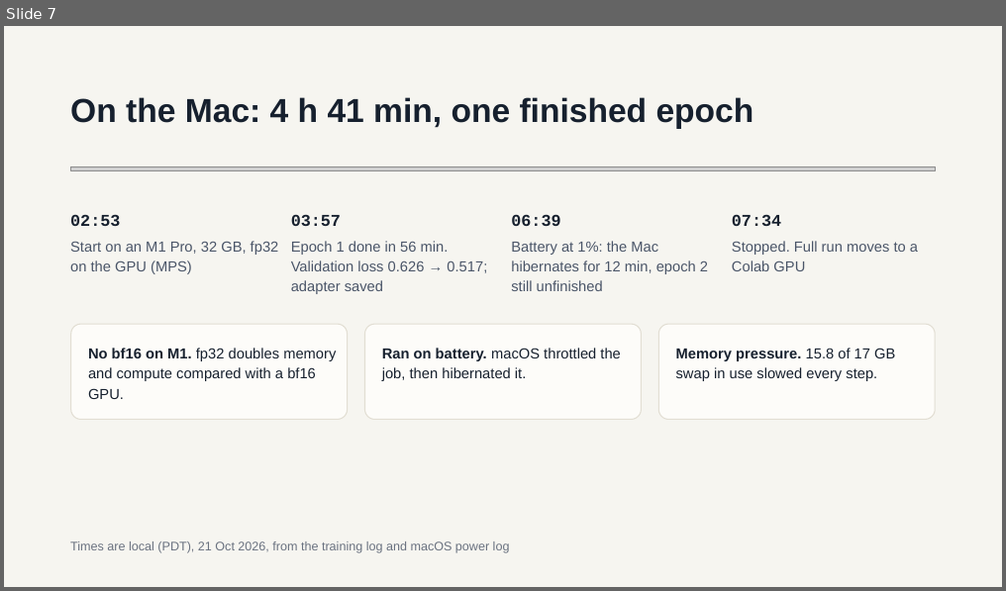
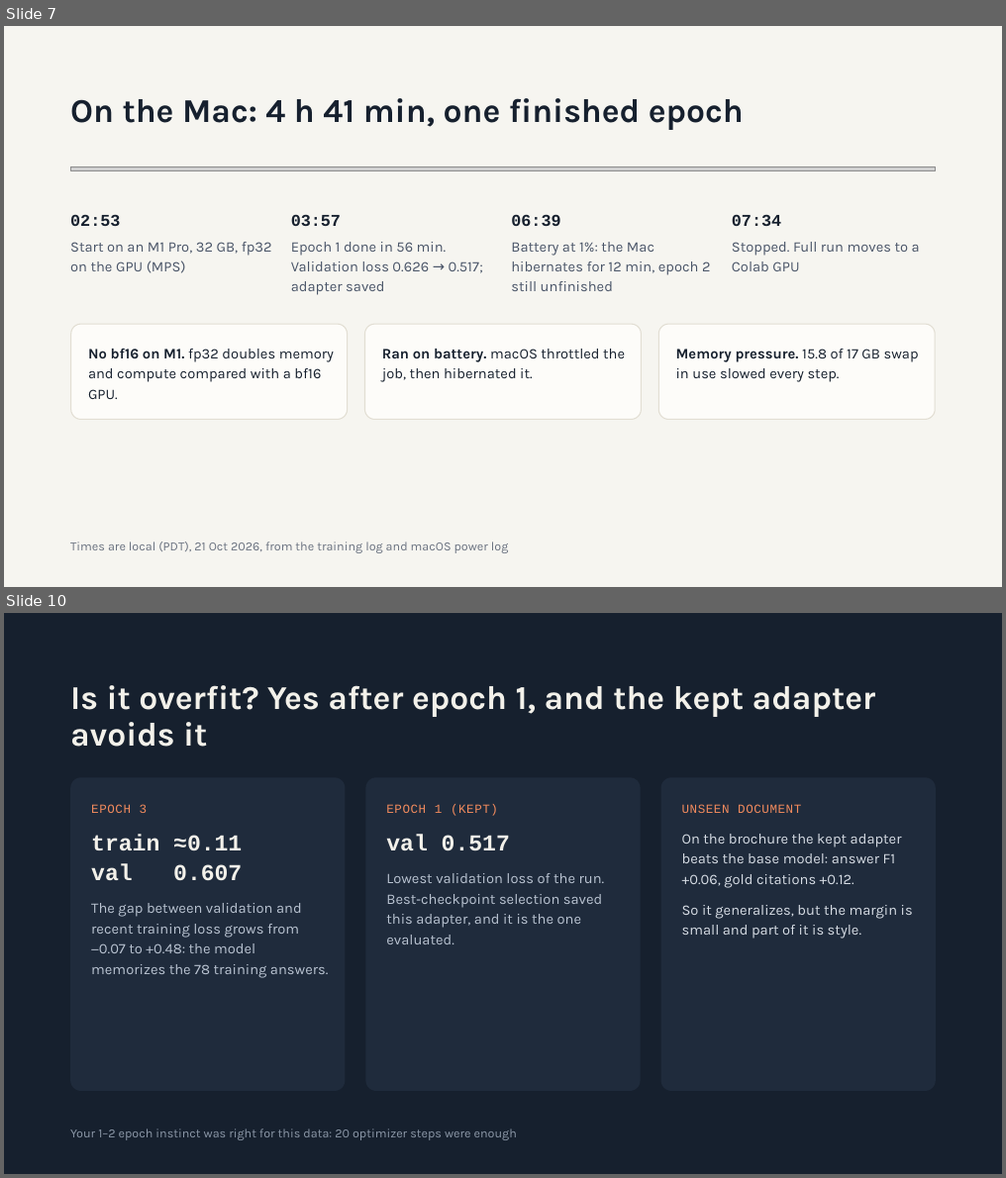
Before and after one commit to dougc333/geha, a slide deck: docs/GEHA Generator LoRA Finetuning.pptx. Shown one above the other, each under a label of ours: slide 7 before the commit, slides 7 and 10 after it; the slides between them are not shown. The pictures are 1006x591 and 1006x1178 pixels, drawn with LibreOffice and Linux fonts; fonts in the diff are those of the drawing; grey boxes stand for pictures; background and template pictures are left out. Boxes give left, top, right and bottom in pixels: in the first picture for what was removed or moved away, otherwise in the second. Text is boxed around its words. In the diff, an @@ line names an element or a change of style, - is before the commit and + after.

```diff
--- a/docs/GEHA Generator LoRA Finetuning.pptx
+++ b/docs/GEHA Generator LoRA Finetuning.pptx
@@ slide 10 added at bbox=[4, 613, 1002, 1174], background #16202E @@
@@ title added at bbox=[70, 685, 876, 747], 32 pt, text #F3F1EA, bold @@
+Is it overfit? Yes after epoch 1, and the kept adapter avoids it
@@ rounded rectangle added at bbox=[70, 777, 346, 1091], fill #1F2B3C @@
@@ rounded rectangle added at bbox=[365, 777, 641, 1091], fill #1F2B3C @@
@@ rounded rectangle added at bbox=[661, 777, 936, 1091], fill #1F2B3C @@
@@ text added at bbox=[91, 804, 148, 813], 12 pt, text #F08A5D @@
+EPOCH 3
@@ text added at bbox=[386, 804, 498, 816], 12 pt, text #F08A5D @@
+EPOCH 1 (KEPT)
@@ text added at bbox=[682, 804, 801, 813], 12 pt, text #F08A5D @@
+UNSEEN DOCUMENT
@@ text added at bbox=[91, 835, 242, 880], 22 pt, text #F3F1EA, bold @@
+train ≈0.11
+val 0.607
@@ text added at bbox=[386, 835, 510, 851], 22 pt, text #F3F1EA, bold @@
+val 0.517
@@ text added at bbox=[682, 834, 902, 888], 14 pt, text #D6DCE4 @@
+On the brochure the kept adapter beats the base model: answer F1 +0.06, gold citations +0.12.
@@ text added at bbox=[386, 873, 605, 945], 14 pt, text #B9C3D1 @@
+Lowest validation loss of the run. Best‑checkpoint selection saved this adapter, and it is the one evaluated.
@@ text added at bbox=[91, 903, 329, 978], 14 pt, text #B9C3D1 @@
+The gap between validation and recent training loss grows from −0.07 to +0.48: the model memorizes the 78 training answers.
@@ text added at bbox=[682, 905, 913, 939], 14 pt, text #D6DCE4 @@
+So it generalizes, but the margin is small and part of it is style.
@@ text added at bbox=[70, 1129, 517, 1141], 12 pt, text #8C98A8 @@
+Your 1–2 epoch instinct was right for this data: 20 optimizer steps were enough
@@ slide 7 changed as well @@
@@ font Arial to Karla in 9 elements at bbox=[70, 98, 744, 130], bbox=[70, 242, 272, 274], bbox=[291, 242, 483, 295], bbox=[511, 242, 711, 291], bbox=[732, 242, 920, 272], bbox=[71, 324, 348, 419], bbox=[364, 324, 642, 419], bbox=[659, 324, 936, 419], bbox=[70, 542, 509, 554] @@
```
Also in this commit, not shown: 6 other slides changed, 5 other slides added, 3 slides removed.
